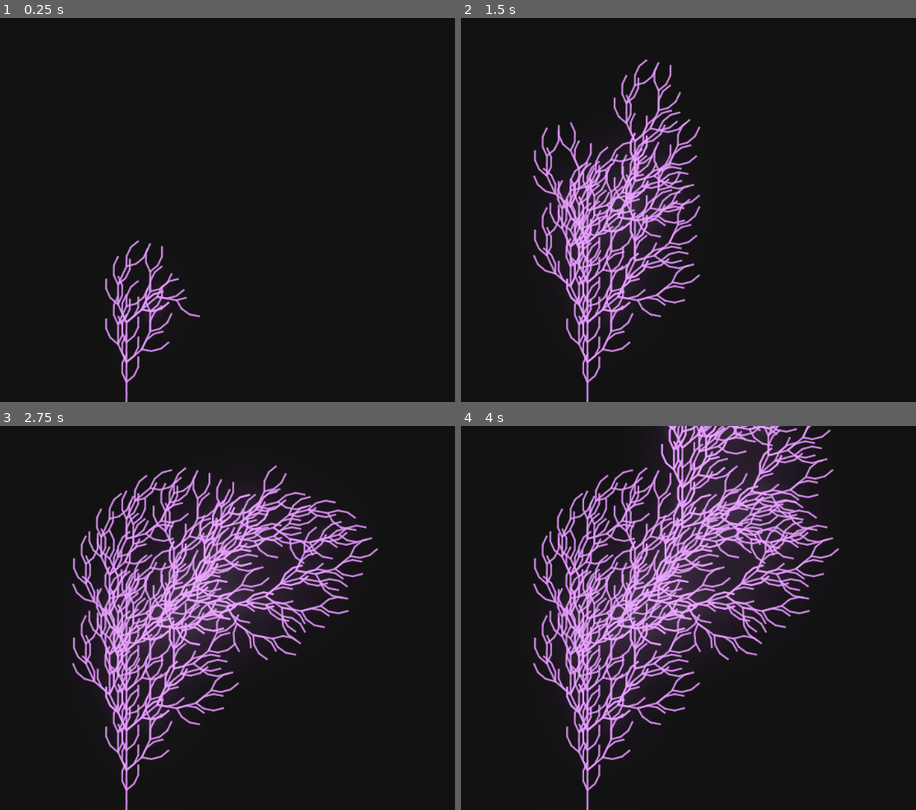
Above: before the commit, frames 1-4 (two rows, left to right).
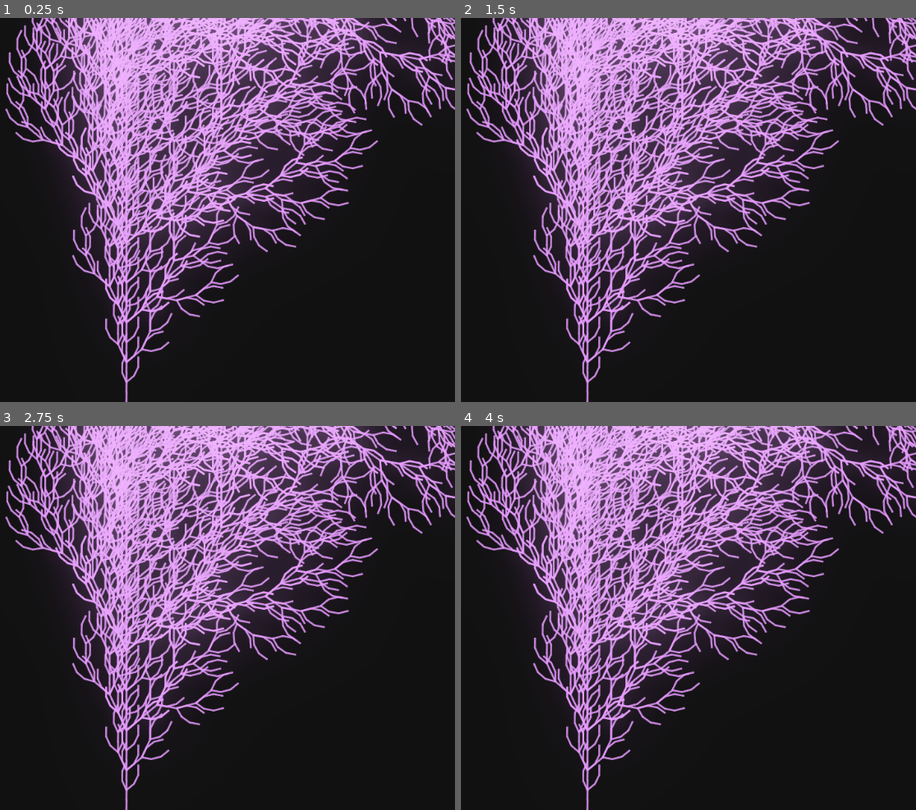
Above: after the commit, the same moments.

Repository: codatproduction/Godots-L-System
Game: Godot game, scene res://src/LSystem2D.tscn
Same seed, same stepped clock (60 frames per second), same inputs: the game is played once before the commit and once after it.
Inputs:
- Up to frame 1 (0.25 s): no input
- Up to frame 2 (1.5 s): no input
- Up to frame 3 (2.75 s): no input
- Up to frame 4 (4 s): no input

The runs differ from the first frame. In frame 1, 41% of the frame differs, in the area x 1-100%, y 0-79%; in frame 2, 33%; in frame 3, 23%; in frame 4, 20%.

Commit message:
removed unused stuff

Diff:
--- a/src/LSystem2D.gd
+++ b/src/LSystem2D.gd
@@ -1,11 +1,13 @@
 extends Node2D
 
-export(int) var lines_per_frame := 10
-onready var line_container: Line2D = $LineContainer
-var lines := []
 
+onready var line_container = $LineContainer
+var lines = []
 
-func _ready() -> void:
+func _ready():
+
+	yield(get_tree(), "idle_frame")
+	yield(get_tree(), "idle_frame")
 	var center = Vector2(get_viewport_rect().end.x / 2, get_viewport_rect().end.y / 2)
 	var bottom_center = Vector2(get_viewport_rect().end.x / 2, get_viewport_rect().end.y)
 	var bottom_right = Vector2(get_viewport_rect().end.x / 3 * 2, get_viewport_rect().end.y)
@@ -16,30 +18,33 @@
 	#lines = generate(bottom_center, 7, 0.57, Color(0.2, 0.7, 1.0, 0.6), 1.0, FractalPlant.new())
 
 
-func _process(_delta: float) -> void:
+
+func _process(delta):
+
 	if lines.empty():
 		return
-
-	for _index in lines_per_frame:
+	var lines_per_frame = 100000
+	for index in lines_per_frame:
 		line_container.add_child(lines.pop_front())
 		if lines.empty():
 			break
 
 
-func generate(start_position: Vector2, iterations: int, length_reduction: float, color: Color, width: float, rule: Rule) -> Array:
+func generate(start_position, iterations, length_reduction, color, width, rule):
 	var length = -200
-	var arrangement: String = rule.axiom
-	for _index in iterations:
+	var arrangement = rule.axiom
+	for i in iterations:
 		length *= length_reduction
-		var new_arrangement := ""
+		var new_arrangement = ""
 		for character in arrangement:
 			new_arrangement += rule.get_character(character)
 		arrangement = new_arrangement
 
-	var new_lines := []
+
+	var lines = []
 	var from = start_position
-	var rot := 0
-	var cache_queue := []
+	var rot = 0
+	var cache_queue = []
 	for index in arrangement:
 		match rule.get_action(index):
 			"draw_forward":
@@ -50,7 +55,7 @@
 				line.antialiased = true
 				line.add_point(from)
 				line.add_point(to)
-				new_lines.push_back(line)
+				lines.push_back(line)
 				from = to
 			"rotate_right":
 				rot += rule.angle
@@ -62,86 +67,83 @@
 				var cached_data = cache_queue.pop_back()
 				from = cached_data[0]
 				rot = cached_data[1]
-
-	return new_lines
+	return lines
 
 
 class Rule:
-	var axiom: String
-	var angle: int
-	var rules := {}
-	var actions := {}
+	var axiom
+	var rules = {}
+	var actions = {}
+	var angle
 
-	func get_character(character: String) -> String:
-		return rules.get(character, character)
+	func get_character(character):
+		if rules.has(character):
+			return rules.get(character)
+		return character
 
-	func get_action(character: String) -> String:
+	func get_action(character):
 		return actions.get(character)
 
+class FractalTree extends Rule:
 
-class FractalTree extends Rule:
-	func _init() -> void:
+	func _init():
 		self.axiom = "F"
 		self.angle = 25
 		self.rules = {
-			"F": "FF+[+F-F-F]-[-F+F+F]"
+			"F" : "FF+[+F-F-F]-[-F+F+F]",
 		}
 		self.actions = {
-			"F": "draw_forward",
-			"+": "rotate_right",
-			"-": "rotate_left",
-			"[": "store",
-			"]": "load"
+			"F" : "draw_forward",
+			"+" : "rotate_right",
+			"-" : "rotate_left",
+			"[" : "store",
+			"]" : "load"
+		}
+
+class DragonCurve extends Rule:
+	func _init():
+		self.axiom = "FX"
+		self.angle = 90
+		self.rules = {
+			"X" : "X+YF+",
+			"Y" : "-FX-Y"
+		}
+		self.actions = {
+			"F" : "draw_forward",
+			"+" : "rotate_right",
+			"-" : "rotate_left"
 		}
 
 
-class DragonCurve extends Rule:
-	func _init() -> void:
-		self.axiom = "FX"
-		self.angle = 90
-		self.rules = {
-			"X": "X+YF+",
-			"Y": "-FX-Y"
-		}
-		self.actions = {
-			"F": "draw_forward",
-			"+": "rotate_right",
-			"-": "rotate_left"
-		}
-		actions = {
-			"A": "draw_line",
-			"B": "rotate_random"
-		}
-
 
 class SierpinskiTriangle extends Rule:
-	func _init() -> void:
+	func _init():
 		self.axiom = "F-G-G"
 		self.angle = 120
 		self.rules = {
-			"F": "F-G+F+G-F",
-			"G": "GG"
+			"F" : "F-G+F+G-F",
+			"G" : "GG"
 		}
 		self.actions = {
-			"F": "draw_forward",
-			"G": "draw_forward",
-			"+": "rotate_right",
-			"-": "rotate_left"
+			"F" : "draw_forward",
+			"G" : "draw_forward",
+			"+" : "rotate_right",
+			"-" : "rotate_left"
 		}
 
 
 class FractalPlant extends Rule:
-	func _init() -> void:
+	func _init():
 		self.axiom = "X"
 		self.angle = 25
 		self.rules = {
-			"X": "F+[[X]-X]-F[-FX]+X",
-			"F": "FF"
+			"X" : "F+[[X]-X]-F[-FX]+X",
+			"F" : "FF"
 		}
 		self.actions = {
-			"F": "draw_forward",
-			"+": "rotate_right",
-			"-": "rotate_left",
-			"[": "store",
-			"]": "load"
+			"F" : "draw_forward",
+			"+" : "rotate_right",
+			"-" : "rotate_left",
+			"[" : "store",
+			"]" : "load"
 		}
--- a/src/LSystem3D.tscn
+++ /dev/null
@@ -1,13 +0,0 @@
-[gd_scene load_steps=2 format=2]
-
-[sub_resource type="PlaneMesh" id=1]
-size = Vector2( 5, 5 )
-
-[node name="LSystem3D" type="Spatial"]
-
-[node name="MeshInstance" type="MeshInstance" parent="."]
-mesh = SubResource( 1 )
-material/0 = null
-
-[node name="Camera" type="Camera" parent="."]
-transform = Transform( 1, 0, 0, 0, 0.707107, 0.707107, 0, -0.707107, 0.707107, 0, 4, 4 )
